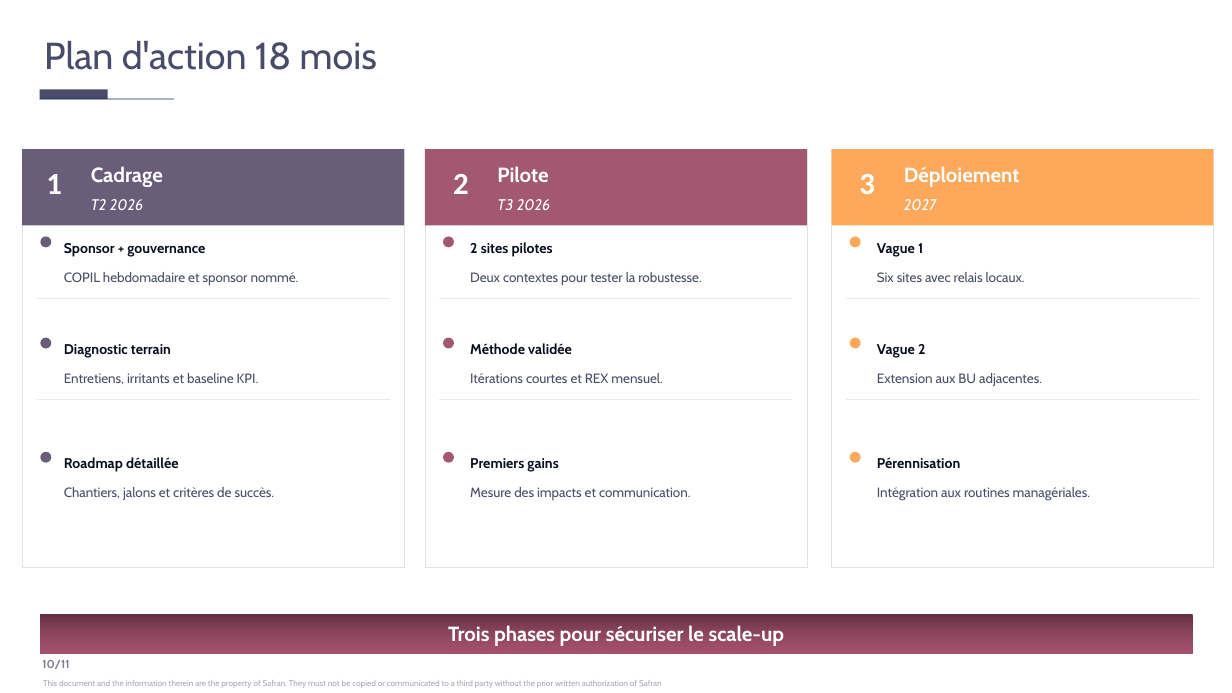
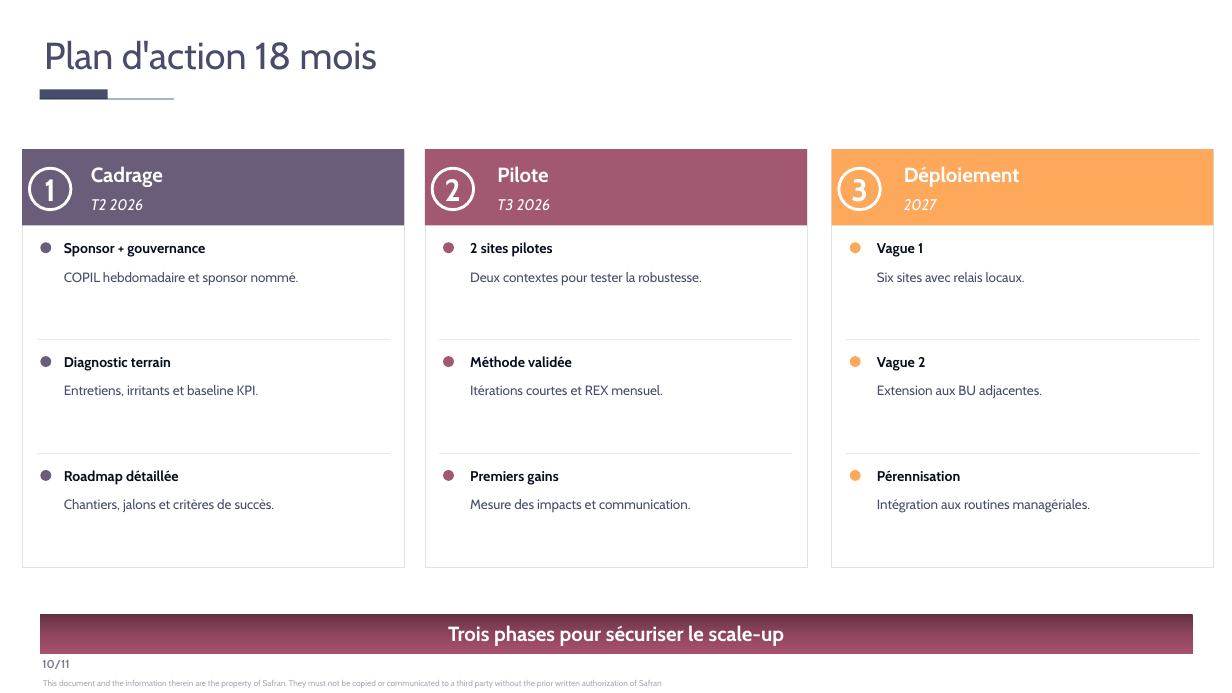
Before and after one commit to jpapasidero/Skill_Jessica_template_Claude, a slide deck: slide 10 of test_corretion_elements_graphiques.pptx. Drawn at 1232x693 pixels with LibreOffice and Linux fonts; fonts in the diff are those of the drawing. Boxes give left, top, right and bottom in pixels: in the first picture for what was removed or moved away, otherwise in the second. Text is boxed around its words. In the diff, an @@ line names an element or a change of style, - is before the commit and + after.

```diff
--- a/test_corretion_elements_graphiques.pptx
+++ b/test_corretion_elements_graphiques.pptx
@@ ellipse "1": place and size @@
-ellipse "1" at (46, 174, 62, 194)
+ellipse "1" at (30, 168, 71, 210)
@@ ellipse "1" at (30, 168, 71, 210): font Calibri to Cabin; fill none to #6A5D79; outline none to #FFFFFF 2.25 pt @@
@@ ellipse "2": place and size @@
-ellipse "2" at (453, 174, 469, 194)
+ellipse "2" at (433, 168, 474, 210)
@@ ellipse "2" at (433, 168, 474, 210): font Calibri to Cabin; fill none to #A25871; outline none to #FFFFFF 2.25 pt @@
@@ ellipse "3": place and size @@
-ellipse "3" at (859, 174, 875, 194)
+ellipse "3" at (839, 168, 881, 210)
@@ ellipse "3" at (839, 168, 881, 210): font Calibri to Cabin; fill none to #FDA85B; outline none to #FFFFFF 2.25 pt @@
@@ 3 ellipses: place and size @@
-3 ellipses at (41, 237, 861, 248)
+3 ellipses at (41, 242, 861, 253)
@@ 3 lines: place and size @@
-3 lines at (37, 299, 1200, 299)
+3 lines at (37, 339, 1200, 339)
@@ 6 texts: place and size @@
-6 texts at (64, 343, 1042, 386)
+6 texts at (64, 356, 1042, 398)
@@ 3 lines: place and size @@
-3 lines at (37, 400, 1200, 400)
+3 lines at (37, 454, 1200, 454)
@@ 6 ellipses: place and size @@
-6 ellipses at (41, 337, 861, 463)
+6 ellipses at (41, 356, 861, 482)
@@ 6 texts: place and size @@
-6 texts at (64, 457, 1090, 500)
+6 texts at (64, 470, 1090, 513)
```
Also in this commit, not shown: 8 other files.
